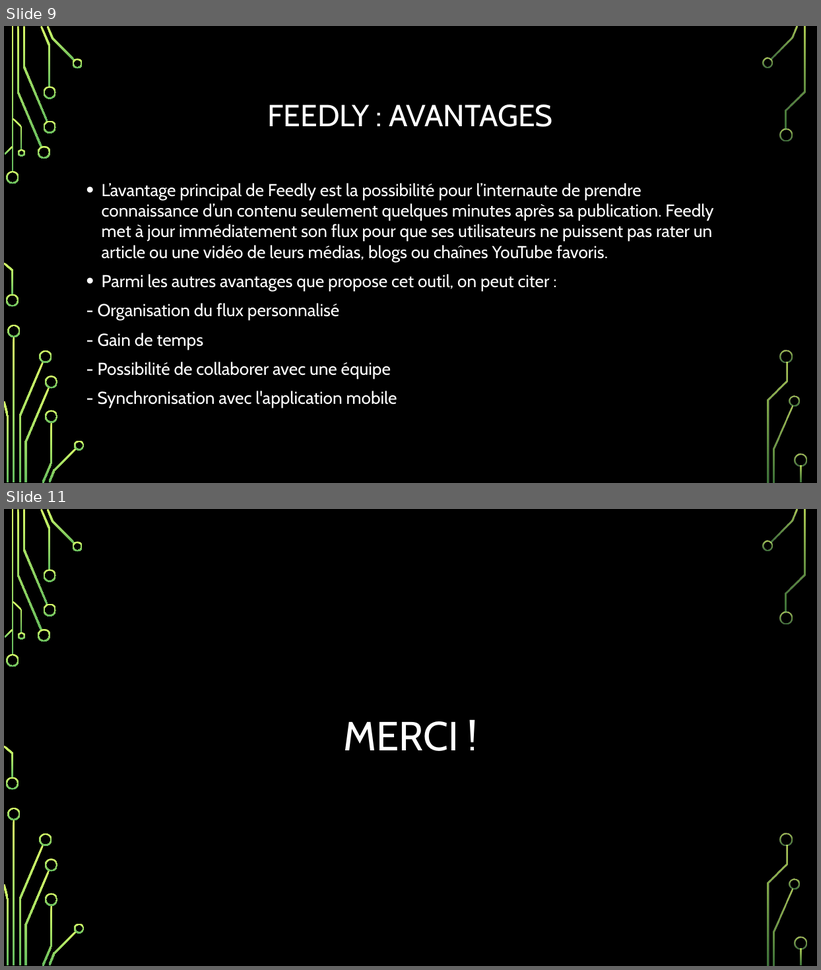
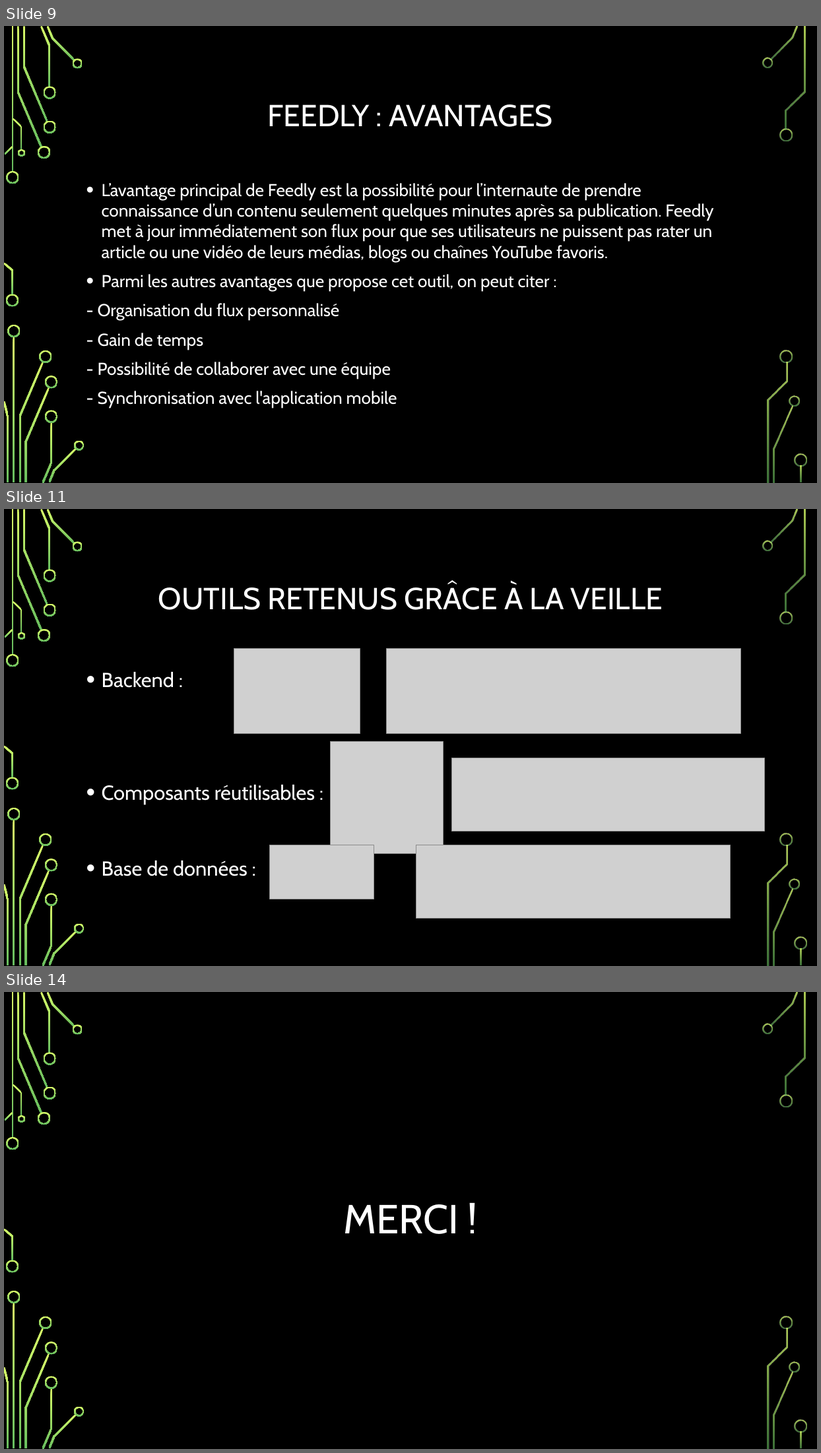
Before and after one commit to sunny-biard/MenuMaker, a slide deck: BIARD_Sunny_3_veille_052024.pptx. Shown one above the other, each under a label of ours: slides 9 and 11 before the commit, slides 9, 11 and 14 after it; the slides between them are not shown. The pictures are 821x970 and 821x1453 pixels, drawn with LibreOffice and Linux fonts; fonts in the diff are those of the drawing; grey boxes stand for pictures; background and template pictures are left out. Boxes give left, top, right and bottom in pixels: in the first picture for what was removed or moved away, otherwise in the second. Text is boxed around its words. In the diff, an @@ line names an element or a change of style, - is before the commit and + after.

```diff
--- a/BIARD_Sunny_3_veille_052024.pptx
+++ b/BIARD_Sunny_3_veille_052024.pptx
@@ slide 11 added at (x1=4, y1=509, x2=817, y2=966), background picture (left out); not listed: 36 template elements that a slide beside it also shows @@
@@ title added at (x1=158, y1=584, x2=663, y2=610), 36 pt, text #FFFFFF @@
+OUTILS RETENUS GRÂCE À LA VEILLE
@@ picture added at (x1=234, y1=649, x2=360, y2=734) @@
@@ picture added at (x1=387, y1=649, x2=741, y2=733) @@
@@ text added at (x1=102, y1=672, x2=315, y2=877), 24 pt, text #FFFFFF @@
+• Backend :
+• Composants réutilisables :
+• Base de données :
@@ picture added at (x1=330, y1=741, x2=443, y2=854) @@
@@ picture added at (x1=451, y1=758, x2=765, y2=832) @@
@@ picture added at (x1=270, y1=846, x2=374, y2=900) @@
@@ picture added at (x1=416, y1=846, x2=731, y2=919) @@
@@ what was slide 11 is now slide 14 @@
```
Also in this commit, not shown: 1 slide changed, 2 other slides added, 2 other files.
